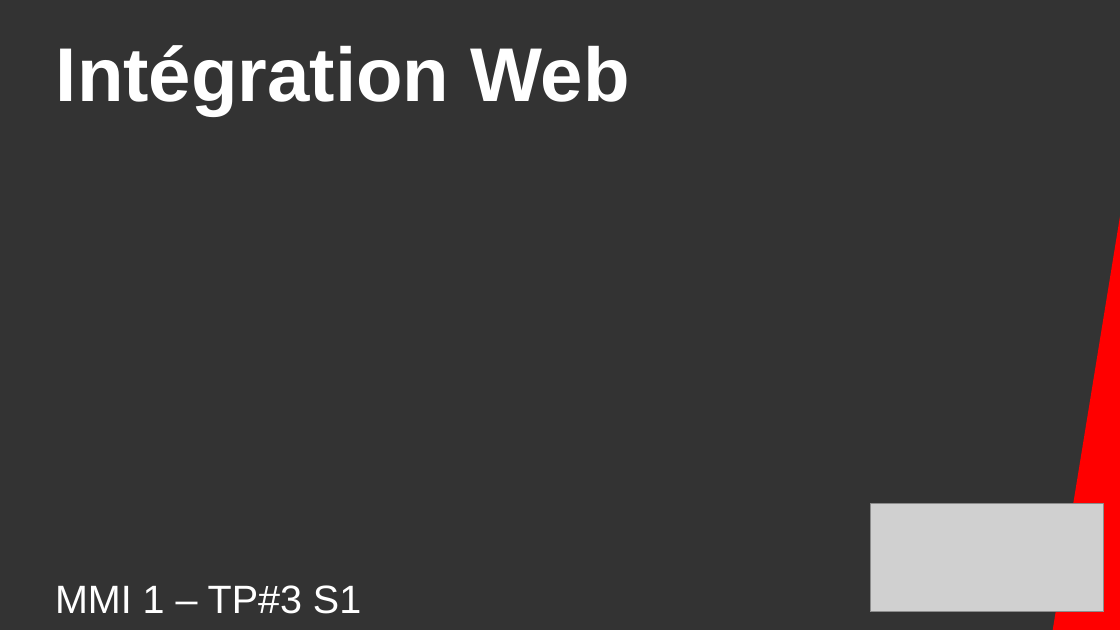
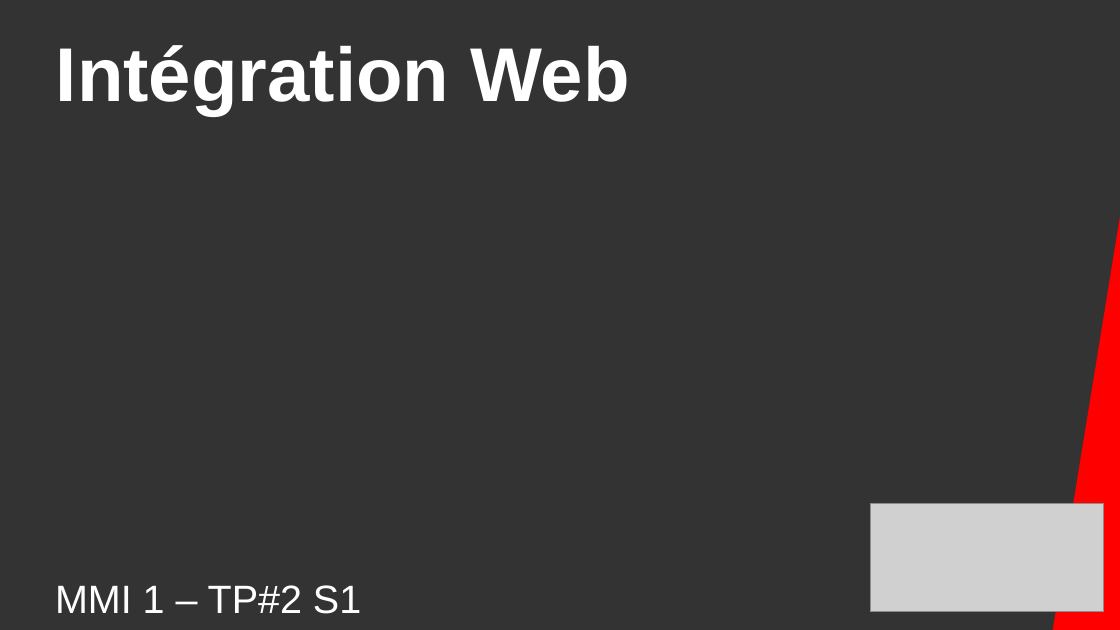
Before and after one commit to DanYellow/cours, a slide deck: slide 1 of integration-web-s1/travaux-pratiques/numero-2/presentation.odp. Drawn at 1120x630 pixels with LibreOffice and Linux fonts; fonts in the diff are those of the drawing; grey boxes stand for pictures. Boxes give left, top, right and bottom in pixels: in the first picture for what was removed or moved away, otherwise in the second. Text is boxed around its words. In the diff, an @@ line names an element or a change of style, - is before the commit and + after.

```diff
--- a/integration-web-s1/travaux-pratiques/numero-2/presentation.odp
+++ b/integration-web-s1/travaux-pratiques/numero-2/presentation.odp
@@ title at (x1=55, y1=585, x2=361, y2=614): text changed @@
-MMI 1 – TP#3 S1
+MMI 1 – TP#2 S1
```
Also in this commit, not shown: 16 other files.
